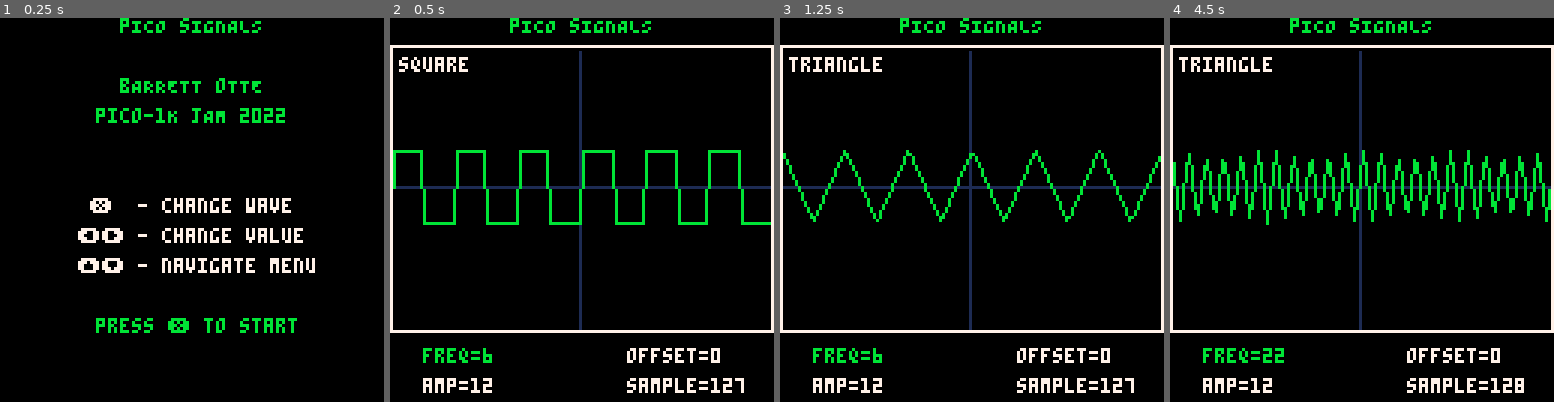
Above: before the commit, frames 1-4 (left to right).
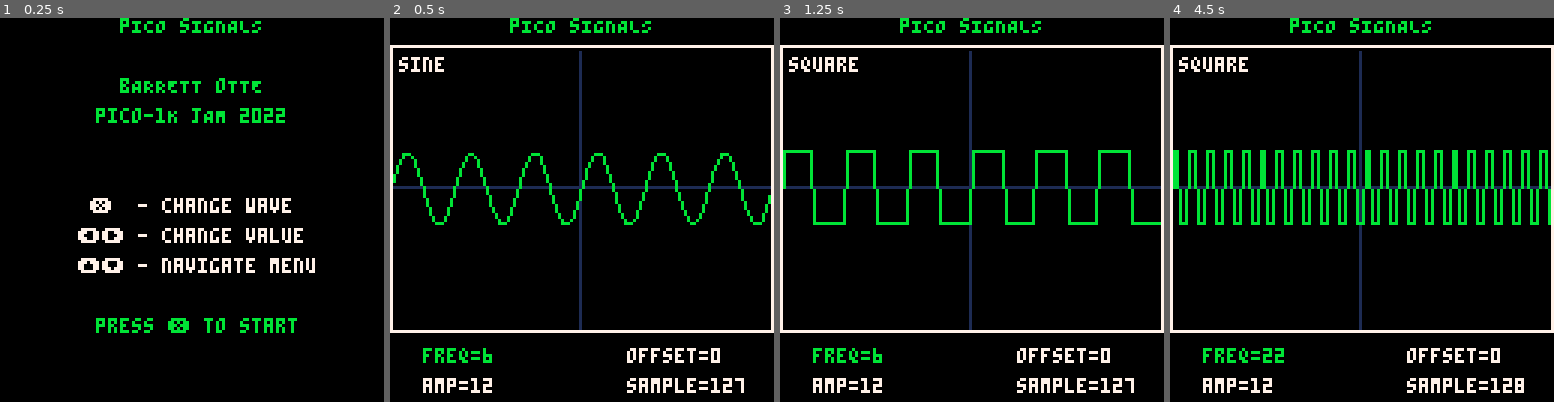
Above: after the commit, the same moments.

Repository: barrettotte/pico-signals
Game: PICO-8 cartridge docs/pico-signals-uncompressed.p8
The game is run twice, just before and just after one commit, with the same random seed, the same clock (stepped at 60 frames per second) and the same inputs.
Inputs:
- Up to frame 1 (0.25 s): no input
- Up to frame 2 (0.5 s): tap X (X key) at 0.33 s
- Up to frame 3 (1.25 s): tap X (X key) at 1.07 s
- Up to frame 4 (4.5 s): hold Right 1.6-2.1 s; tap X (X key) at 1.85, 2.97, 4.08 s; hold Up 2.15-2.42 s; hold Right 2.47-3.03 s; hold Left 3.08-3.58 s; hold Down 3.63-3.97 s; hold Right from 4.02 s (still down)

Frame 1 is identical in both runs. In frame 2, 3.4% of the frame differs, in the area x 0-100%, y 10-54%; in frame 3, 4.1%; in frame 4, 9.2%.

Commit message:
default to sine wave

Diff:
--- a/docs/pico-signals-uncompressed.p8
+++ b/docs/pico-signals-uncompressed.p8
@@ -27,7 +27,7 @@
     -- "off"
   }
   setting = 0
-  waveform = 1
+  waveform = 0
   last = time()
 end
 
--- a/pico-signals.p8
+++ b/pico-signals.p8
@@ -5,7 +5,7 @@
   r,x,y,z=0 l=time()
   s={freq=6,amp=12,offset=56,sample=127}
   a={"freq","amp","offset","sample"} b=0
-  c={"sine","square","triangle","sawtooth"} d=1
+  c={"sine","square","triangle","sawtooth"} d=0
 end
 function _update()
   if r==0 then if btnp(❎)then r=1 end return end x=a[b+1]
Not shown, changed: pico-signals.p8.png
